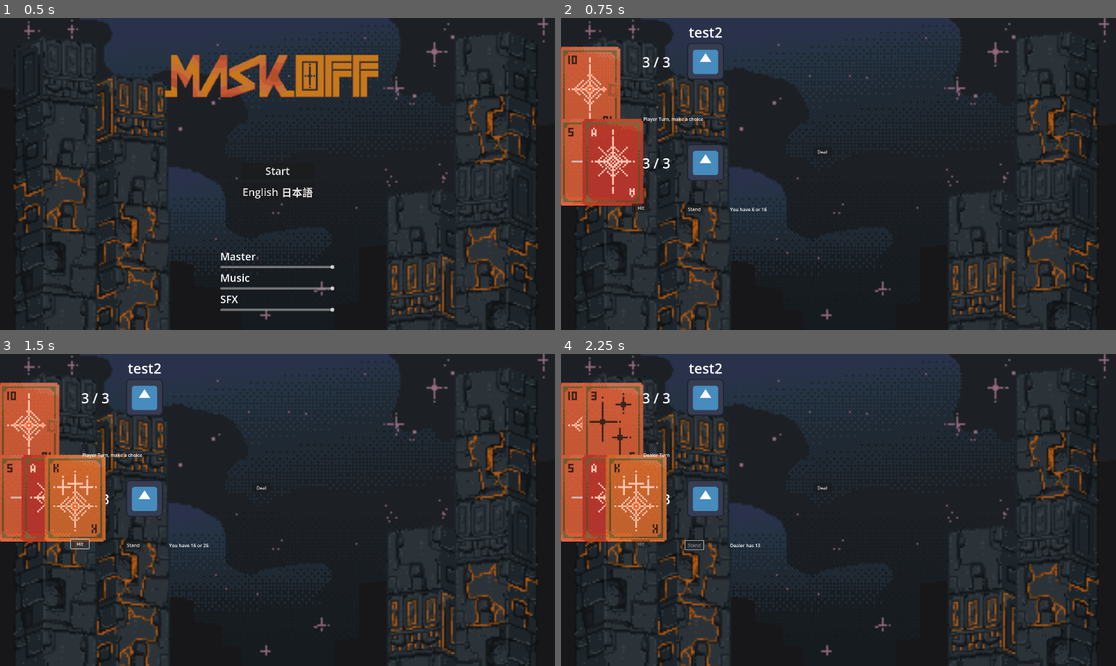
Above: before the commit, frames 1-4 (two rows, left to right).
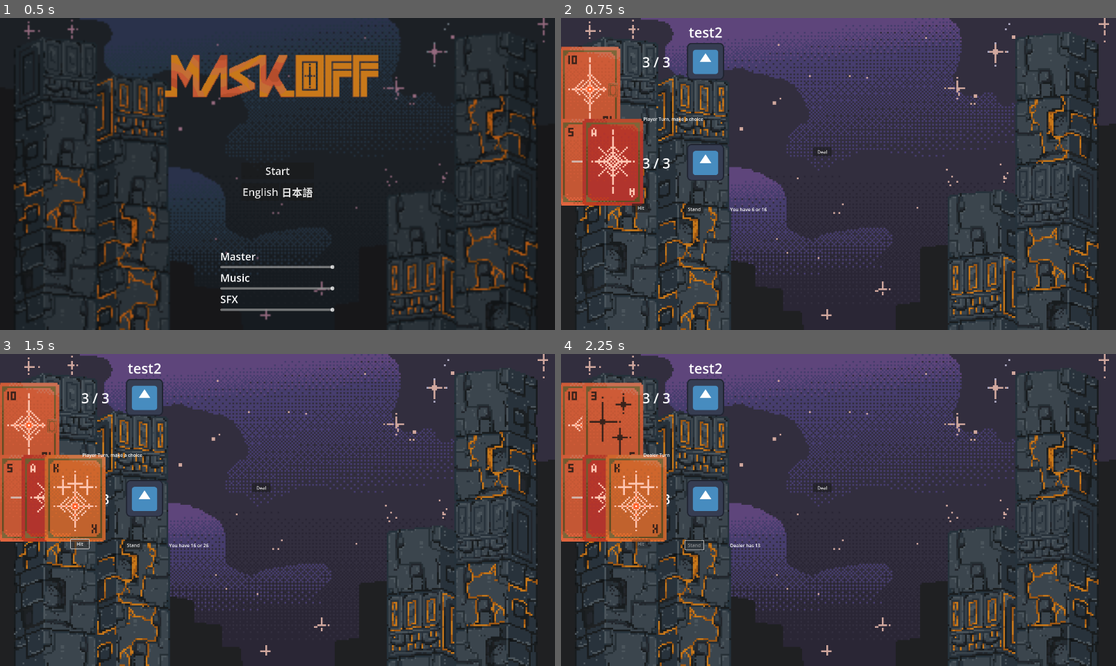
Above: after the commit, the same moments.

Repository: jrattur2/ggj-2026-team-coup
Game: Godot game, scene res://Levels/startup_level.tscn
Same seed, same stepped clock (60 frames per second), same inputs: the game is played once before the commit and once after it. The engine's default icon, where the game draws it, is replaced by a stand-in: a white triangle on a blue panel in a dark square.
Inputs:
- Up to frame 1 (0.5 s): no input
- Up to frame 2 (0.75 s): click "Start" at 0.5 s
- Up to frame 3 (1.5 s): click "Hit" at 1.25 s
- Up to frame 4 (2.25 s): click "Stand" at 2 s

Frame 1 is identical in both runs. In frame 2, 40% of the frame differs, in the area x 0-100%, y 0-100%; in frame 3, 40%; in frame 4, 40%.

Commit message:
battle bg & remove wip music

Diff:
--- a/Levels/startup_level.gd
+++ b/Levels/startup_level.gd
@@ -9,6 +9,9 @@
 @onready var reward_menu: PostsBattleMenu = $RewardMenu
 @onready var win_screen: Control = $WinScreen
 @onready var lose_screen: Control = $LoseScreen
+@onready var title_bg: TextureRect = %TitleBG
+@onready var battle_bg: TextureRect = %BattleBG
+@onready var music_player: AudioStreamPlayer = %MusicPlayer
 
 var player : PlayerInfo
 var current_battle: BattleLevel = null
@@ -18,6 +21,8 @@
 	reward_menu.hide()
 	win_screen.hide()
 	lose_screen.hide()
+	battle_bg.hide()
+	title_bg.show()
 	main_menu.on_main_menu_start_pressed.connect(_on_start_pressed)
 
 func _on_start_pressed():
@@ -39,6 +44,11 @@
 	current_battle = battle_scene.instantiate()
 	assert(current_battle)
 	ingame.add_child(current_battle, true)
+
+	title_bg.hide()
+	battle_bg.show()
+	music_player.play()
+
 	_connect_battle_signals(current_battle)
 	current_battle.init_battle(info)
 
--- a/Levels/startup_level.tscn
+++ b/Levels/startup_level.tscn
@@ -7,9 +7,11 @@
 [ext_resource type="Resource" uid="uid://bl838rgbidx8s" path="res://Resources/Enemy/test_enemy2.tres" id="4_sesdb"]
 [ext_resource type="PackedScene" uid="uid://b7ofdux6144l0" path="res://Menu/post_battle_menu.tscn" id="5_2w55e"]
 [ext_resource type="Texture2D" uid="uid://cr3jxi01f25rk" path="res://assets/backgrounds/title_background.png" id="5_wrxox"]
+[ext_resource type="Texture2D" uid="uid://dcksoaacl5ovu" path="res://assets/backgrounds/background_sky.png" id="6_cuecd"]
+[ext_resource type="Texture2D" uid="uid://y88o6qihvq77" path="res://assets/backgrounds/background_objects.png" id="7_8bson"]
 [ext_resource type="PackedScene" uid="uid://btv65mscyer4p" path="res://Menu/win_screen.tscn" id="7_vpdpk"]
 [ext_resource type="PackedScene" uid="uid://cesjx236ptpm1" path="res://Menu/lose_screen.tscn" id="8_ntmli"]
-[ext_resource type="AudioStream" uid="uid://b6u8dyoogdtfu" path="res://assets/music/Theme 1 WIP.mp3" id="9_ntmli"]
+[ext_resource type="AudioStream" uid="uid://bjdb6a8rxwbet" path="res://assets/music/battle theme.ogg" id="12_cuecd"]
 
 [node name="StartupLevel" type="Node"]
 script = ExtResource("1_l788o")
@@ -23,15 +25,8 @@
 grow_horizontal = 2
 grow_vertical = 2
 
-[node name="Title" type="Control" parent="BG"]
-layout_mode = 1
-anchors_preset = 15
-anchor_right = 1.0
-anchor_bottom = 1.0
-grow_horizontal = 2
-grow_vertical = 2
-
-[node name="TextureRect" type="TextureRect" parent="BG/Title"]
+[node name="TitleBG" type="TextureRect" parent="BG"]
+unique_name_in_owner = true
 layout_mode = 1
 anchors_preset = 15
 anchor_right = 1.0
@@ -40,10 +35,24 @@
 grow_vertical = 2
 texture = ExtResource("5_wrxox")
 
-[node name="Battle" type="Control" parent="BG"]
-anchors_preset = 0
-offset_right = 40.0
-offset_bottom = 40.0
+[node name="BattleBG" type="TextureRect" parent="BG"]
+unique_name_in_owner = true
+layout_mode = 1
+anchors_preset = 15
+anchor_right = 1.0
+anchor_bottom = 1.0
+grow_horizontal = 2
+grow_vertical = 2
+texture = ExtResource("6_cuecd")
+
+[node name="TextureRect" type="TextureRect" parent="BG/BattleBG"]
+layout_mode = 1
+anchors_preset = 15
+anchor_right = 1.0
+anchor_bottom = 1.0
+grow_horizontal = 2
+grow_vertical = 2
+texture = ExtResource("7_8bson")
 
 [node name="Ingame" type="Node" parent="."]
 
@@ -59,6 +68,7 @@
 visible = false
 
 [node name="MusicPlayer" type="AudioStreamPlayer" parent="."]
-stream = ExtResource("9_ntmli")
+unique_name_in_owner = true
+stream = ExtResource("12_cuecd")
 autoplay = true
 bus = &"Music"
Not shown: 1 places in Levels/startup_level.tscn that only renumber resources
Not shown, removed: assets/music/Theme 1 WIP.mp3.import
Not shown, removed: assets/music/Theme 1 for now.mp3.import
Not shown, removed: assets/music/Theme 1 WIP.mp3
Not shown, changed: assets/music/Theme 1 for now.mp3
